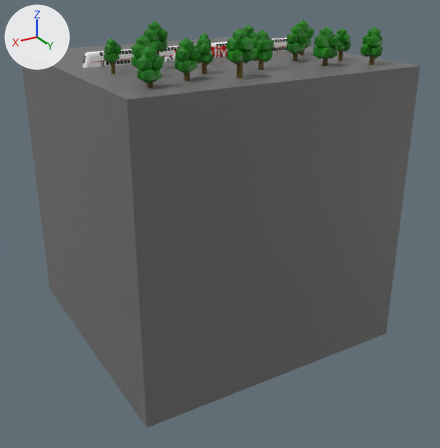
An edit to the FBX model assets/obj_introtext.fbx, drawn before and after from the same camera.
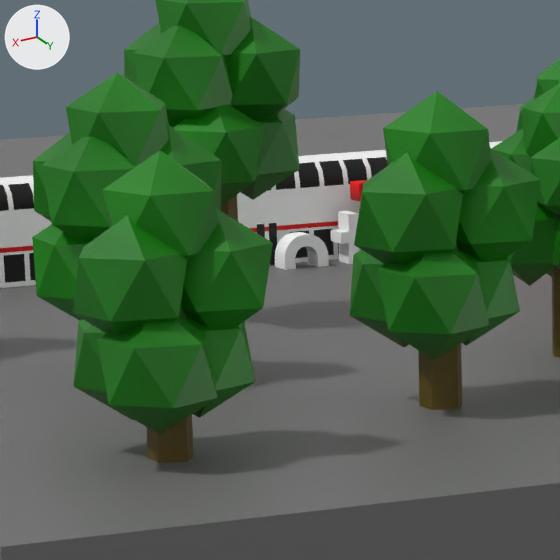
Each version is shown whole from a 50 mm camera at (19.44, 34.22, 5.86) aimed at (-0.16, 1.56, -10.47), then close up on the part from 29% to 46% of the width and 6% to 23% of the height. The lights are fixed; the arrows at upper left show +X, +Y and +Z. Where no turn or scale is listed for an object, it has been applied to the vertices. Vertices at the same position are counted once.

The first close-up shows 'env', 'inviteyouto', 'train', 'trees'.
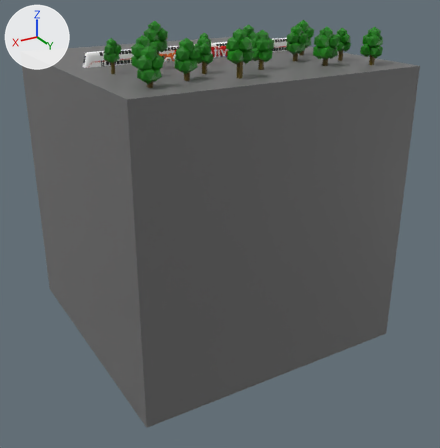
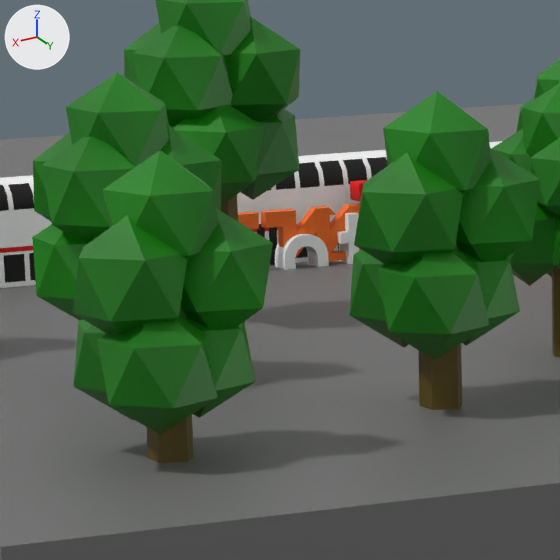
The edits, one by one:
me_text_004 is used by ob_svatg; location (0.0, 0.0, 0.0).
me_text_004 had 1282 vertices, 2239 faces and spanned x -1.89..1.33, y -0.08..0.05, z 0.05..0.98.
me_text_004 now has 1773 vertices, 3207 faces and spans x -2.86..3.23, y -0.08..0.06, z 0.05..0.98.
me_text_004 part 1: a new loose piece of 96 vertices spanning x 2.98..3.23, y -0.05..0.04, z 0.65..0.78, in mat_subwayatlas (picture img_tex_intro_png).
me_text_004 part 2: a new loose piece of 82 vertices spanning x 1.17..2.92, y -0.05..0.04, z 0.22..0.84, in mat_subwayatlas (picture img_tex_intro_png).

Changed parts and their boxes (x1, y1, x2, y2) in the close-ups (560 x 560 px):
'svatg', reshaped (not visible before)
    after: (238, 203, 361, 261)
part 1 of me_text_004, added
    after: (238, 212, 259, 229)
part 2 of me_text_004, added (brown)
    after: (261, 203, 361, 261)
